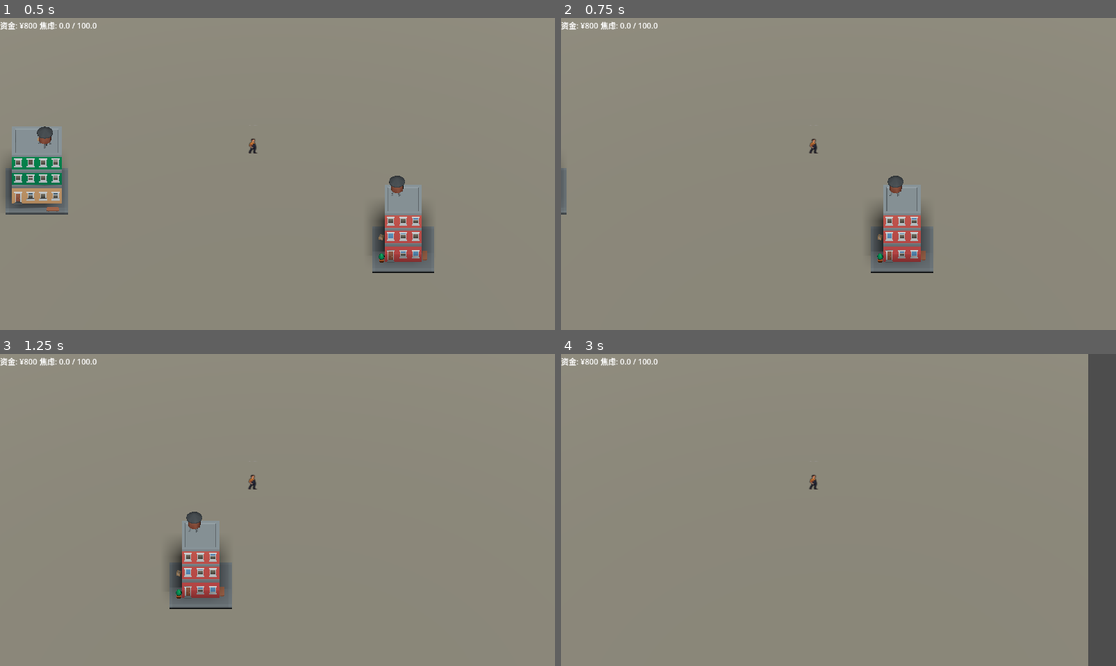
Above: before the commit, frames 1-4 (two rows, left to right).
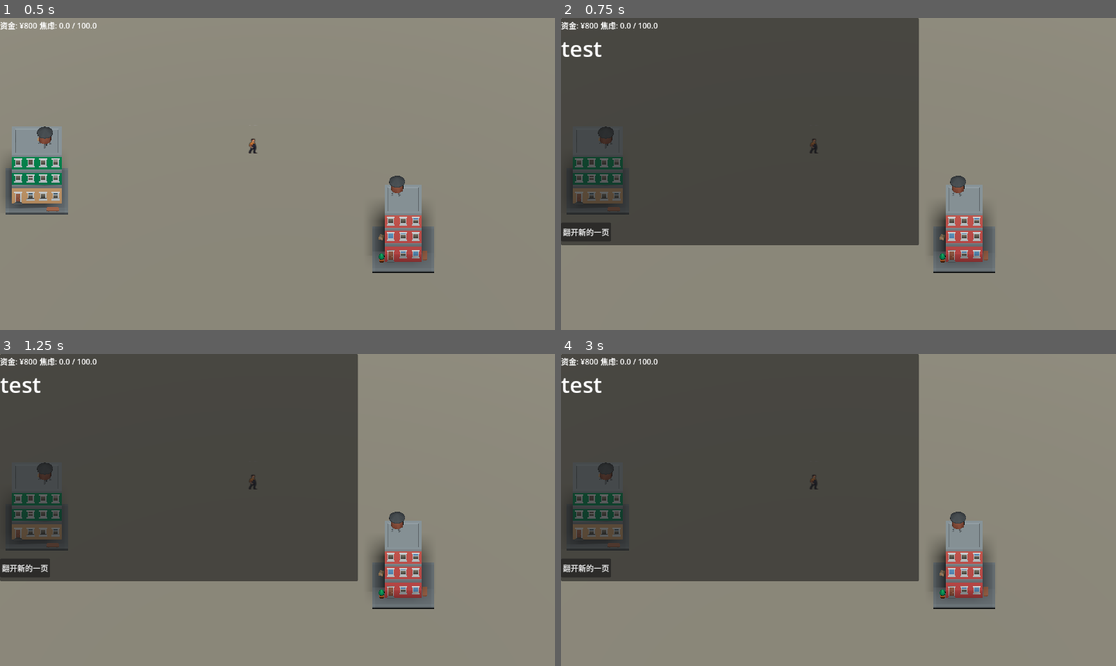
Above: after the commit, the same moments.

Repository: robertzq/project-refactor
Game: Godot game, scene res://_Scenes/MainWorld.tscn
Two runs of this game, one before a commit and one after it. Both use one fixed random seed, a clock stepped at 60 frames per second and the inputs below. This scene is started directly instead of the project's main scene.
Inputs:
- Up to frame 1 (0.5 s): no input
- Up to frame 2 (0.75 s): tap Enter (ui_accept) at 0.5 s; hold Right (ui_right) from 0.53 s (still down); hold Enter (ui_accept) from 0.53 s (still down)
- Up to frame 3 (1.25 s): keep holding Right (ui_right); keep holding Enter (ui_accept)
- Up to frame 4 (3 s): release Right (ui_right) at 1.28 s; release Enter (ui_accept) at 1.28 s; hold Down (ui_down) 1.28-2.03 s; tap Enter (ui_accept) at 1.35, 1.52, 1.82, 2.85 s; hold Right (ui_right) 2.03-2.78 s; hold Enter (ui_accept) 2.03-2.78 s; hold Up (ui_up) from 2.78 s (still down)

Frame 1 is identical in both runs. In frame 2, 50% of the frame differs, in the area x 0-79%, y 0-82%; in frame 3, 50%; in frame 4, 54%, in the area x 0-100%, y 0-100%.
Error after the commit: Invalid operands 'String' and 'Nil' in operator '+'. (res://_Scripts/ui_settlement.gd:32)

Commit message:
add 半月结算

Diff:
--- a/Data/events_chapter1.csv
+++ b/Data/events_chapter1.csv
@@ -3,9 +3,9 @@
 EVT_101,生产力工具,那台¥5000的 MacBook Air 在网页上闪闪发光。买了它没钱吃饭，不买像个原始人。,dorm_enter,MONEY,咬牙买下|凑合用旧的,money:-5000;pride:2;stress:-50:GEN,stress:10:MONEY
 EVT_105,富哥的生日宴,富二代邀请全班去KTV。你摸了摸口袋里的生活费，那是你一个月的饭钱。,dorm_enter,MONEY,去凑热闹|找借口不去,money:-300;pride:1,pride:-2;stress:20:EGO
 EVT_106,破碎的自尊,第一次穿正装面试，发现别人的西装是定制的，而你的袖口有个线头。,dorm_enter,EGO,藏起袖口|不管了自信点,stress:30:EGO,pride:1;stress:10:GEN
-EVT_108,机房避难所,深夜的机房只有风扇声。在这里代码不会背叛你，Bug 终将被解决。,lib_enter,STUDY,通宵写代码|回宿舍睡觉,stress:-15:STUDY;entropy:-1,stress:5:GEN
+EVT_108,机房避难所,深夜的机房只有风扇声。在这里代码不会背叛你，Bug 终将被解决。,lib_enter,STUDY,通宵写代码|回宿舍睡觉,stress:-15:STUDY;entropy:-1;sed:1;progress:3,stress:5:GEN
 EVT_109,深夜炒面,路边摊的油烟味。老板娘多给你加了一个蛋，说：“大学生不容易啊。”,cafe_enter,GENERAL,大口吃完|在那发呆,stress:-10:GEN,stress:0:GEN
 EVT_201,奖学金的秘密,听说 Xuan 拿到了贫困生助学金，但他脚上那双鞋好像是新款 AJ。,lib_enter,EGO,公开质疑|装作不知道,pride:1;stress:15:EGO,entropy:1
 EVT_202,Wula的诱惑,Wula 给你介绍兼职：“帮忙刷几个单，动动手指就赚200。”,dorm_enter,WORK,这钱我赚了|感觉是陷阱,money:200;trait:投机者;work:true,pride:1;progress:5
-EVT_204,死锁的二叉树,数据结构作业太难了。看着屏幕上的报错，感觉像个跳不出的循环。,lib_enter,STUDY,死磕到底|抄室友作业,stress:25:STUDY,stress:5:GEN;progress:5
+EVT_204,死锁的二叉树,数据结构作业太难了。看着屏幕上的报错，感觉像个跳不出的循环。,lib_enter,STUDY,死磕到底|抄室友作业,stress:25:WORK;progress:5;sed:1,progress:2;stress:5:GEN
 EVT_302,父亲的电话,父亲声音支吾：“最近手头有点紧，下个月生活费能不能晚几天……”,dorm_enter,EGO,安慰父亲|表示不满,stress:20:EGO,stress:10:EGO;pride:-1
--- a/_Autoload/Global.gd
+++ b/_Autoload/Global.gd
@@ -7,6 +7,14 @@
 # [基础资源]
 var money: int = 0          # 资金 (影响生存)
 var project_progress: float = 0.0 # 项目进度 (影响通关)
+
+# [时间系统]
+var current_week: int = 1   # 当前周数 (1-2周为上半月，3-4周为下半月)
+var total_weeks: int = 24   # 假设玩半年 (24周)，或者一学期
+var current_cycle_log: Array = [] # 存储这半个月发生的所有事情（用于写周报）
+
+# [项目系统]
+const PROGRESS_GOAL = 100.0 # 目标
 
 # [四大维度的核心参数]
 var fin_security: int = 5   # 家境 (P_fin): 提供金钱抗性
@@ -29,6 +37,9 @@
 const SEDIMENTATION_THRESHOLD = 5 # 每积攒 5 点沉淀，提升 1 点眼界
 # --- ✅ 新增：人生路径数据库 (从 JSON 加载) ---
 var life_path_db: Dictionary = {}
+# [日记系统]
+# 存储结构: [{ "type": "WORK", "val": 25, "desc": "死磕二叉树" }, ...]
+var journal_logs: Array = []
 # ==============================================================================
 # 2. 游戏初始化 (Game Flow)
 # ==============================================================================
@@ -262,3 +273,35 @@
 	# 3. 差距太大 -> 隐形 (0)
 	else:
 		return 0
+
+# Global.gd
+
+
+
+# --- 新增：记录故事的函数 ---
+func log_story(text: String):
+	current_cycle_log.append(text)
+	print(">> [Story] 记录: ", text)
+
+# --- 新增：推进时间 ---
+func advance_time():
+	current_week += 1
+	print(">> [Time] 进入第 %d 周" % current_week)
+
+	# 检查是否到了半月结算点 (每2周一次，即第2, 4, 6...周结束时)
+	if current_week % 2 != 0: # 奇数周(第3周)刚开始，说明偶数周(第2周)刚结束
+		return true # 需要结算
+	return false
+
+# --- 记录日记的接口 ---
+func record_journal(type: String, val: float, desc: String):
+	journal_logs.append({
+		"type": type,
+		"val": val,
+		"desc": desc
+	})
+	print(">> [Journal] 已记录: [%s] %s (%.1f)" % [type, desc, val])
+
+# --- 清空日记 (每半月调用) ---
+func clear_journal():
+	journal_logs.clear()
--- /dev/null
+++ b/_Scenes/UI_Settlement.tscn
@@ -0,0 +1,32 @@
+[gd_scene load_steps=2 format=3 uid="uid://bov11vakxeph6"]
+
+[ext_resource type="Script" uid="uid://cto72r76hbqxf" path="res://_Scripts/ui_settlement.gd" id="1_812l4"]
+
+[node name="Control" type="Control"]
+layout_mode = 3
+anchors_preset = 0
+offset_right = 40.0
+offset_bottom = 40.0
+script = ExtResource("1_812l4")
+
+[node name="Panel" type="Panel" parent="."]
+layout_mode = 0
+offset_right = 743.0
+offset_bottom = 472.0
+
+[node name="StoryText" type="RichTextLabel" parent="Panel"]
+layout_mode = 0
+offset_top = 31.0
+offset_right = 743.0
+offset_bottom = 420.0
+theme_override_font_sizes/normal_font_size = 46
+text = "test"
+
+[node name="NextBtn" type="Button" parent="Panel"]
+layout_mode = 0
+offset_top = 425.0
+offset_right = 104.0
+offset_bottom = 464.0
+text = "翻开新的一页"
+
+[connection signal="pressed" from="Panel/NextBtn" to="." method="_on_next_btn_pressed"]
--- a/_Scripts/main_world.gd
+++ b/_Scripts/main_world.gd
@@ -9,3 +9,13 @@
 		var event_data = Global.get_random_event(building_id)
 		ui.show_event(event_data)
 	)
+
+
+func _input(event):
+	# 按 "P" 键模拟半个月结束，弹出结算报告
+	if event.is_action_pressed("ui_accept"): # 或者自定义按键
+		show_settlement()
+
+func show_settlement():
+	var settlement = load("res://_Scenes/UI_Settlement.tscn").instantiate()
+	add_child(settlement)
--- a/_Scripts/ui_event.gd
+++ b/_Scripts/ui_event.gd
@@ -106,6 +106,8 @@
 	panel_root.visible = false
 	get_tree().paused = false
 
+
+
 # --- 通用指令解析器 (核心逻辑) ---
 func parse_and_execute(command_str: String):
 	if command_str == "" or command_str == null:
@@ -114,7 +116,8 @@
 
 	# 1. 按分号拆分多条指令 (例: "money:-300;pride:1")
 	var commands = command_str.split(";")
-
+	var story_fragment = ""
+	var current_title = current_event.get("title", "未知事件")
 	for cmd in commands:
 		# 2. 按冒号拆分参数 (例: "stress:20:EGO")
 		var parts = cmd.split(":")
@@ -125,6 +128,9 @@
 				var val = int(parts[1])
 				Global.money += val # 确保 Global里有money变量
 				print("   -> 资金变动: ", val)
+				# 只记录大额变动，买瓶水这种小事不用记
+				if abs(val) >= 100:
+					Global.record_journal("MONEY", val, current_title)
 
 			"pride":
 				var val = int(parts[1])
@@ -148,7 +154,13 @@
 				if parts.size() > 2:
 					type = parts[2]
 				# 这里会调用我们在 Global 里写好的 v3.2 复杂公式
-				Global.apply_stress(val, type, false)
+				var result = Global.apply_stress(val, type, false)
+				var actual_damage = result.damage
+				# ★ 记录：如果伤害很高，要重点记录
+				if actual_damage > 0:
+					Global.record_journal("STRESS", actual_damage, current_title)
+				elif actual_damage < 0:
+					Global.record_journal("HEAL", actual_damage, current_title)
 
 			"work":
 				# 特殊语法: work:true (标记这次事件属于工作性质，用于触发避难所计算)
@@ -166,9 +178,29 @@
 				var val = int(parts[1])
 				# 调用 Global 写好的逻辑，它会自动处理阈值和信号
 				Global.add_sedimentation(val)
-
+				# ★ 记录：这是最重要的心态变化
+				Global.record_journal("SED", val, current_title)
+
+			"progress":
+				var val = float(parts[1])
+				# 核心：效率乘区！
+				var efficiency = Global.get_efficiency().value
+				var actual_gain = val * efficiency
+				Global.project_progress += actual_gain
+				print("   -> 项目进度: +%.1f (基础%s x 效率%.1f)" % [actual_gain, parts[1], efficiency])
+				Global.record_journal("PROGRESS", actual_gain, current_title)
+				# 记录故事：如果这真的是在干活
+				story_fragment = "在图书馆死磕项目，进度推进了 %.1f%%。" % actual_gain
 			_:
 				print("⚠️ 未知指令: ", action)
+
+	# 循环结束后，把故事写入 Global
+	if story_fragment != "":
+		Global.log_story(story_fragment)
+	else:
+		# 如果没有特定的 progress 描述，可以用事件标题生成一个通用的
+		var evt_title = current_event.get("title", "某事")
+		Global.log_story("经历了事件：【%s】" % evt_title)
 # 封装调用 Global
 func apply_stress(val, type):
 	# 确保 Global 里有这个函数，不然会报错
--- /dev/null
+++ b/_Scripts/ui_settlement.gd
@@ -0,0 +1,74 @@
+extends Control
+
+@onready var story_text = $Panel/StoryText
+
+func _ready():
+	generate_diary()
+	# 暂停游戏
+	get_tree().paused = true
+
+func generate_diary():
+	var total_stress = 0.0
+	var total_progress = 0.0
+	var total_sed = 0
+	var events_experienced = []
+
+	# 1. 汇总数据
+	for log in Global.journal_logs:
+		match log.type:
+			"STRESS": total_stress += log.val
+			"PROGRESS": total_progress += log.val
+			"SED": total_sed += log.val
+			_: pass
+
+		if log.desc not in events_experienced:
+			events_experienced.append(log.desc)
+
+	# 2. 开始生成文案 (拼凑故事)
+	var text = "[center][b]—— 半月谈 ——[/b][/center]\n\n"
+
+	# --- A. 开头：回顾经历了什么 ---
+	text += "[color=#aaaaaa]这段时间，我经历了很多事……[/color]\n"
+	text += "比如" + events_experienced.pick_random() + "，还有" + events_experienced.pick_random() + "。\n\n"
+
+	# --- B. 焦虑描写 (Stress) ---
+	if total_stress > 50:
+		text += "[color=#ff5555]我很焦虑。[/color] 这种压力几乎让我窒息，有好几个晚上我盯着天花板，感觉心脏在剧烈跳动。\n"
+	elif total_stress > 20:
+		text += "虽然有些磕磕绊绊，感到了一丝疲惫，但好在还能勉强支撑。\n"
+	else:
+		text += "这段日子过得还算平稳，没有太大的风浪。\n"
+
+	# --- C. 沉淀描写 (Sedimentation) - 核心心态变化 ---
+	# 这里体现“沉淀”如何抵消“焦虑”
+	if total_sed > 0:
+		text += "\n[color=#88ffff]但也有一种奇妙的变化正在发生。[/color]\n"
+		text += "在那些死磕难关的深夜里，我感到内心某种浮躁的东西沉淀下来了。\n"
+		if Global.entropy > 5:
+			text += "我似乎开始看清这个世界的底层逻辑了，这种[b]眼界的开阔[/b]让我不再那么慌张。\n"
+		else:
+			text += "虽然身体很累，但心里反而觉得踏实了一些。\n"
+	else:
+		if total_stress > 30:
+			text += "\n[color=#aaaaaa]但我感觉自己只是在空转。[/color] 忙忙碌碌却没有任何沉淀，这种徒劳感比疲劳更可怕。\n"
+
+	# --- D. 进度描写 (Progress) ---
+	text += "\n[b]关于项目：[/b]\n"
+	if total_progress > 10:
+		text += "看着进度条推进了 [color=#ffff00]%.1f%%[/color]，我知道所有的付出都有了回报。这不只是数字，这是我的作品。\n" % total_progress
+	elif total_progress > 0:
+		text += "项目推进了 %.1f%%。虽然很慢，但至少在往前走。\n" % total_progress
+	else:
+		text += "项目停滞不前。我必须行动起来了，否则 deadline 会教我做人。\n"
+
+	# --- E. 结尾 ---
+	text += "\n[right]—— 现在的焦虑值: %.1f[/right]" % Global.current_anxiety
+
+	story_text.text = text
+
+func _on_next_btn_pressed():
+	# 清空日志，准备下一轮
+	Global.clear_journal()
+	# 恢复游戏
+	get_tree().paused = false
+	queue_free() # 关闭窗口
Not shown, added: _Scripts/ui_settlement.gd.uid
